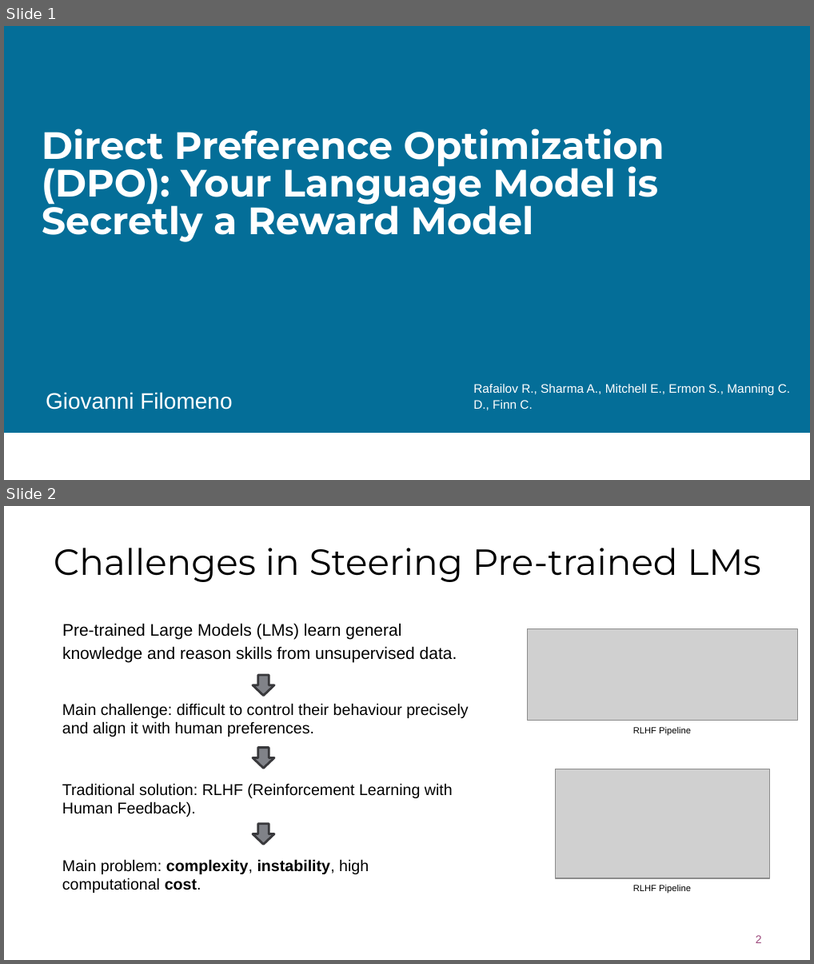
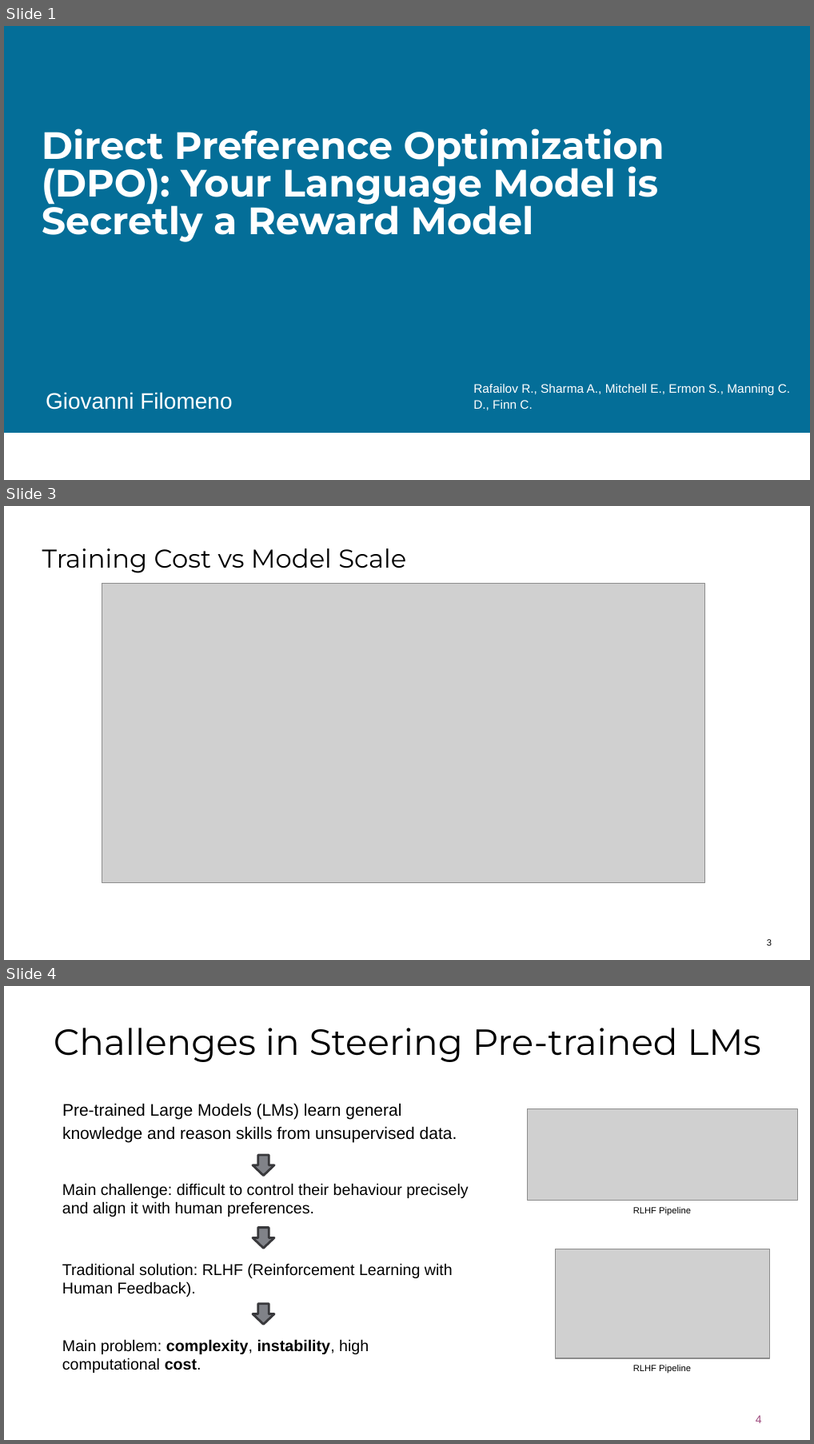
Before and after one commit to GiovanniFilomeno/Direct_Preference_Learning_LLM_Thesis, a slide deck: Presentation/DPO-Filomeno.pptx. Shown one above the other, each under a label of ours: slides 1 and 2 before the commit, slides 1, 3 and 4 after it; the slides between them are not shown. The pictures are 814x964 and 814x1444 pixels, drawn with LibreOffice and Linux fonts; fonts in the diff are those of the drawing; grey boxes stand for pictures; background and template pictures are left out. Boxes give left, top, right and bottom in pixels: in the first picture for what was removed or moved away, otherwise in the second. Text is boxed around its words. In the diff, an @@ line names an element or a change of style, - is before the commit and + after.

```diff
--- a/Presentation/DPO-Filomeno.pptx
+++ b/Presentation/DPO-Filomeno.pptx
@@ slide 3 added at (4, 506, 810, 960), background #FFFFFF @@
@@ title added at (42, 548, 406, 573), 23 pt, text #000000 @@
+Training Cost vs Model Scale
@@ picture added at (102, 584, 706, 882) @@
@@ page number added at (767, 939, 772, 945), 8 pt, text #000000 @@
+3
@@ what was slide 2 is now slide 4 @@
@@ page number at (756, 1415, 762, 1423): text changed @@
-2
+4
```
Also in this commit, not shown: 3 slides changed, 6 other slides added, 1 slide removed, 1 other file.
